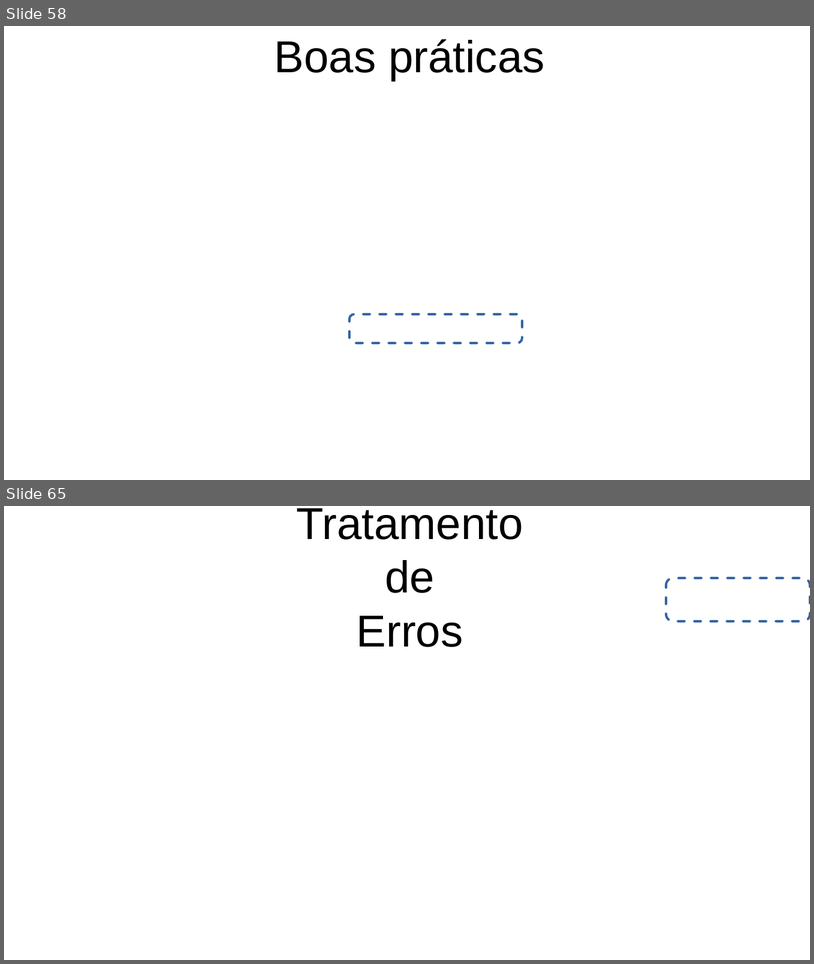
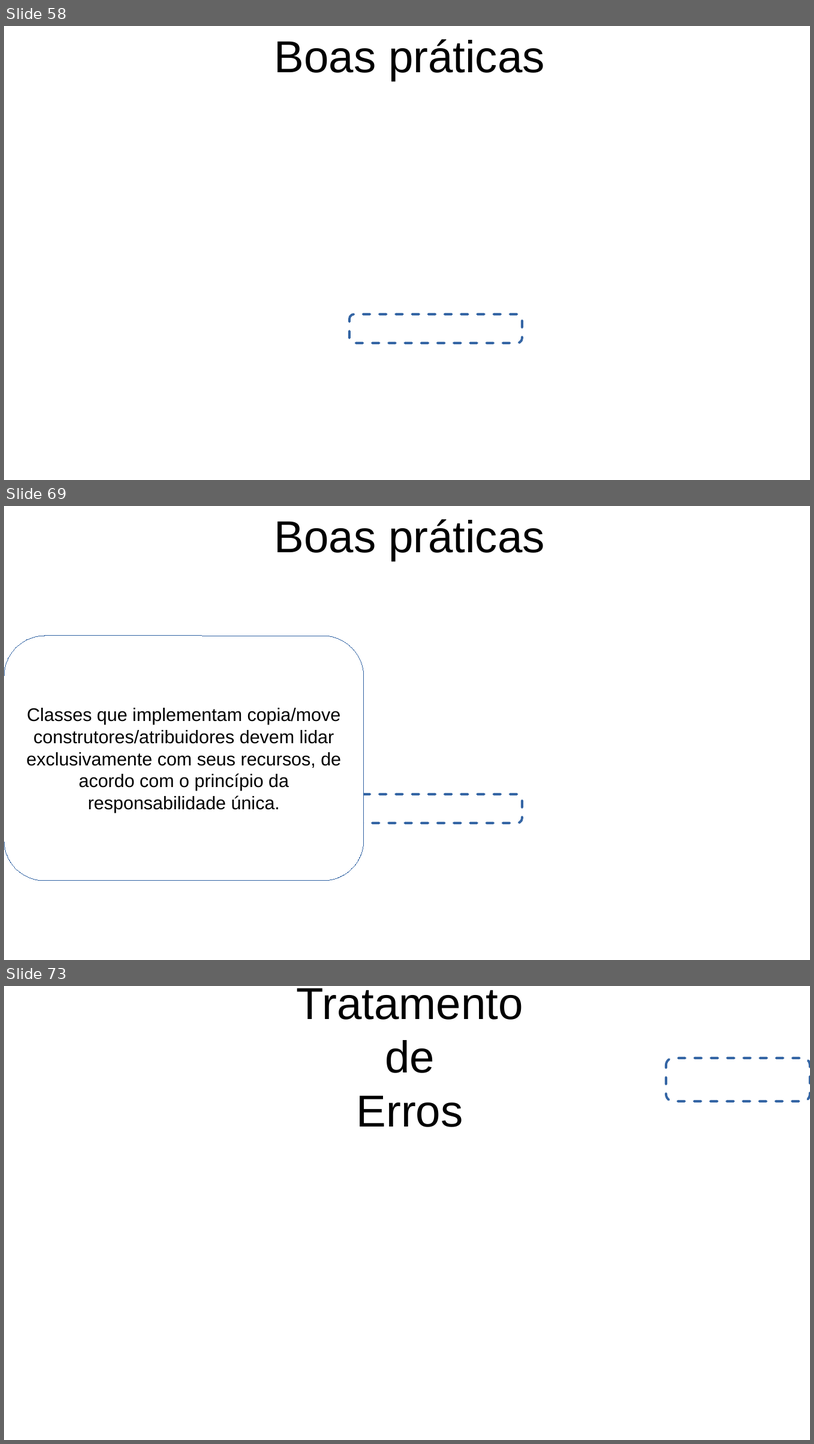
Before and after one commit to FerrazArthur/cpp-concepts-exposure, a slide deck: Apresentacao.odp. Shown one above the other, each under a label of ours: slides 58 and 65 before the commit, slides 58, 69 and 73 after it; the slides between them are not shown. The pictures are 814x964 and 814x1444 pixels, drawn with LibreOffice and Linux fonts; fonts in the diff are those of the drawing; background and template pictures are left out. Boxes give left, top, right and bottom in pixels: in the first picture for what was removed or moved away, otherwise in the second. Text is boxed around its words. In the diff, an @@ line names an element or a change of style, - is before the commit and + after.

```diff
--- a/Apresentacao.odp
+++ b/Apresentacao.odp
@@ slide 69 added at [4,506,810,960], background picture (left out) @@
@@ title added at [275,519,545,561], 44 pt, text #000000 @@
+Boas práticas
@@ rounded rectangle added at [4,636,364,880], fill #FFFFFF, outline #3465A4 0 pt, 18 pt, text #000000 @@
+Classes que implementam copia/move construtores/atribuidores devem lidar exclusivamente com seus recursos, de acordo com o princípio da responsabilidade única.
@@ rounded rectangle added at [350,795,522,823], outline #3465A4 2.3 pt dashed @@
@@ what was slide 65 is now slide 73 @@
```
Also in this commit, not shown: 8 slides changed, 7 other slides added, 5 other files.
